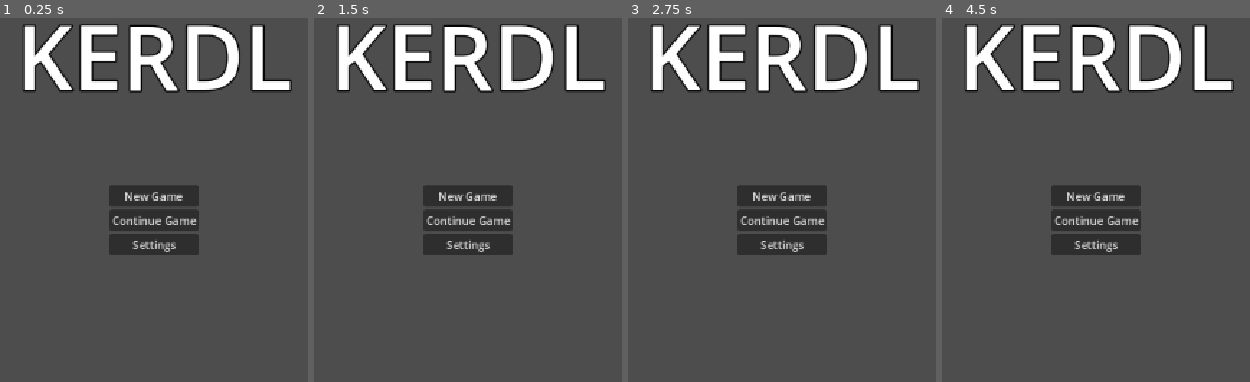
Above: before the commit, frames 1-4 (left to right).
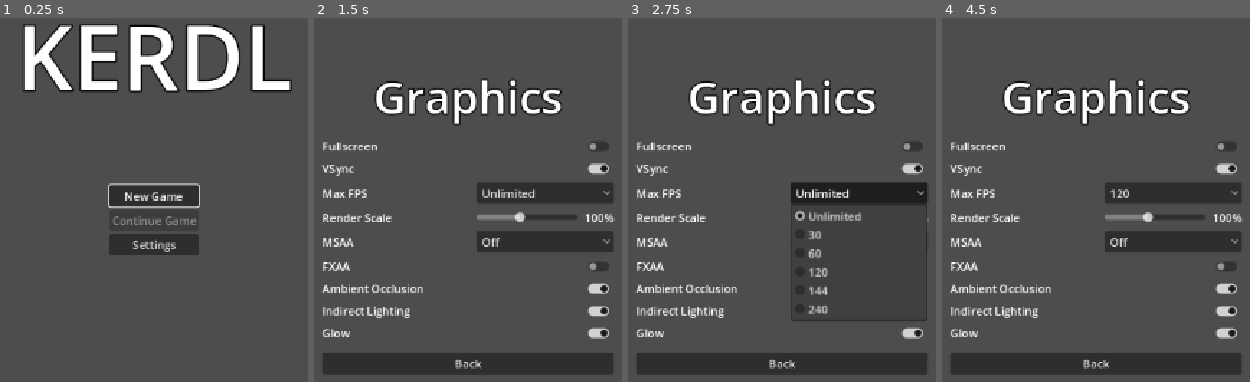
Above: after the commit, the same moments.

Repository: Kokonico/KERD
Game: Godot game, scene res://Scenes/main_menu.tscn
The game is run twice, just before and just after one commit, with the same random seed, the same clock (stepped at 60 frames per second) and the same inputs. Before the commit the project has no main scene; this scene is started directly in both runs.
Inputs (mouse positions are in pixels of both pictures, inside the frame that each line leads up to):
- Up to frame 1 (0.25 s): no input
- Up to frame 2 (1.5 s): click "Settings" at 0.5 s; click (545, 167) at 1.27 s
- Up to frame 3 (2.75 s): click (859, 192) at 2 s, where only the run after the commit has a clickable "Unlimited"
- Up to frame 4 (4.5 s): click (1173, 243) at 2.75 s, where only the run after the commit has a clickable "Off"; click (1173, 192) at 3.5 s, where only the run after the commit has a clickable "30"; click (1173, 265) at 4.27 s

The runs differ from the first frame. In frame 1, 0.7% of the frame differs, in the area x 35-65%, y 45-57%; in frame 2, 28%; in frame 3, 26%; in frame 4, 28%, in the area x 2-98%, y 1-99%.

Commit message:
settings and gun

Diff:
--- a/Scenes/kerdcontroller.tscn
+++ b/Scenes/kerdcontroller.tscn
@@ -1,14 +1,11 @@
 [gd_scene format=3 uid="uid://blm0tdxbgt7lu"]
 
 [ext_resource type="Script" uid="uid://bhjwmqqe0nwws" path="res://Scripts/kerdcontroller.gd" id="1_jxr70"]
+[ext_resource type="PackedScene" uid="uid://cgtfkuo165vto" path="res://Models/KERD KERDL.blend" id="2_kkc3g"]
 
 [sub_resource type="CapsuleMesh" id="CapsuleMesh_evqjr"]
 
 [sub_resource type="CapsuleShape3D" id="CapsuleShape3D_evqjr"]
-
-[sub_resource type="TextMesh" id="TextMesh_evqjr"]
-text = "L"
-font_size = 64
 
 [node name="KERDCONTROLLER" type="CharacterBody3D" unique_id=1074140629]
 collision_layer = 4
@@ -26,9 +23,8 @@
 
 [node name="Gun" type="Node3D" parent="ViewModel" unique_id=566331036]
 
-[node name="MeshInstance3D" type="MeshInstance3D" parent="ViewModel/Gun" unique_id=183583117]
-transform = Transform3D(1.9106855e-15, -4.371139e-08, 1, -1, -4.371139e-08, 0, 4.371139e-08, -1, -4.371139e-08, 0.4715569, -0.19303346, -0.5556327)
-mesh = SubResource("TextMesh_evqjr")
+[node name="KERD KERDL" parent="ViewModel/Gun" unique_id=1190322333 instance=ExtResource("2_kkc3g")]
+transform = Transform3D(0.05, 0, 0, 0, 0.05, 0, 0, 0, 0.05, 0.25, -0.25, -0.5)
 
 [node name="Pivot" type="Node3D" parent="." unique_id=76908039]
 transform = Transform3D(1, 0, 0, 0, 1, 0, 0, 0, 1, 0, 0.6, 0)
--- a/Scenes/main_menu.tscn
+++ b/Scenes/main_menu.tscn
@@ -1,4 +1,6 @@
 [gd_scene format=3 uid="uid://culjiwritj55f"]
+
+[ext_resource type="Script" uid="uid://cc5dqpm7sdp51" path="res://Scripts/main_menu.gd" id="1_menu"]
 
 [sub_resource type="LabelSettings" id="LabelSettings_evqjr"]
 font_size = 128
@@ -12,6 +14,7 @@
 anchor_bottom = 1.0
 grow_horizontal = 2
 grow_vertical = 2
+script = ExtResource("1_menu")
 
 [node name="Label" type="Label" parent="." unique_id=1276417668]
 layout_mode = 1
@@ -46,6 +49,7 @@
 
 [node name="Continue Game" type="Button" parent="VBoxContainer" unique_id=1498114890]
 layout_mode = 2
+disabled = true
 text = "Continue Game"
 
 [node name="Settings" type="Button" parent="VBoxContainer" unique_id=318934414]
--- /dev/null
+++ b/Scenes/settings.tscn
@@ -0,0 +1,157 @@
+[gd_scene format=3 uid="uid://bpkxvadcfp6r1"]
+
+[ext_resource type="Script" uid="uid://oknftmekou7u" path="res://Scripts/settings_menu.gd" id="1_settings"]
+
+[sub_resource type="LabelSettings" id="LabelSettings_title"]
+font_size = 64
+outline_size = 8
+outline_color = Color(0, 0, 0, 1)
+
+[node name="Settings" type="Control" unique_id=624422060]
+layout_mode = 3
+anchors_preset = 15
+anchor_right = 1.0
+anchor_bottom = 1.0
+grow_horizontal = 2
+grow_vertical = 2
+script = ExtResource("1_settings")
+
+[node name="VBoxContainer" type="VBoxContainer" parent="." unique_id=1267019639]
+custom_minimum_size = Vector2(420, 0)
+layout_mode = 1
+anchors_preset = 8
+anchor_left = 0.5
+anchor_top = 0.5
+anchor_right = 0.5
+anchor_bottom = 0.5
+offset_left = -210.0
+offset_top = -250.0
+offset_right = 210.0
+offset_bottom = 250.0
+grow_horizontal = 2
+grow_vertical = 2
+theme_override_constants/separation = 16
+alignment = 1
+
+[node name="Title" type="Label" parent="VBoxContainer" unique_id=1046015384]
+layout_mode = 2
+text = "Graphics"
+label_settings = SubResource("LabelSettings_title")
+horizontal_alignment = 1
+
+[node name="Grid" type="GridContainer" parent="VBoxContainer" unique_id=384647190]
+layout_mode = 2
+theme_override_constants/h_separation = 24
+theme_override_constants/v_separation = 8
+columns = 2
+
+[node name="FullscreenLabel" type="Label" parent="VBoxContainer/Grid" unique_id=188274640]
+layout_mode = 2
+size_flags_horizontal = 3
+text = "Fullscreen"
+
+[node name="FullscreenCheck" type="CheckButton" parent="VBoxContainer/Grid" unique_id=481414519]
+unique_name_in_owner = true
+layout_mode = 2
+size_flags_horizontal = 3
+
+[node name="VSyncLabel" type="Label" parent="VBoxContainer/Grid" unique_id=1663501253]
+layout_mode = 2
+size_flags_horizontal = 3
+text = "VSync"
+
+[node name="VsyncCheck" type="CheckButton" parent="VBoxContainer/Grid" unique_id=48130041]
+unique_name_in_owner = true
+layout_mode = 2
+size_flags_horizontal = 3
+
+[node name="MaxFPSLabel" type="Label" parent="VBoxContainer/Grid" unique_id=1408530528]
+layout_mode = 2
+size_flags_horizontal = 3
+text = "Max FPS"
+
+[node name="MaxFpsOption" type="OptionButton" parent="VBoxContainer/Grid" unique_id=478216443]
+unique_name_in_owner = true
+layout_mode = 2
+size_flags_horizontal = 3
+
+[node name="RenderScaleLabel" type="Label" parent="VBoxContainer/Grid" unique_id=1397822593]
+layout_mode = 2
+size_flags_horizontal = 3
+text = "Render Scale"
+
+[node name="RenderScale" type="HBoxContainer" parent="VBoxContainer/Grid" unique_id=2001886198]
+layout_mode = 2
+size_flags_horizontal = 3
+
+[node name="RenderScaleSlider" type="HSlider" parent="VBoxContainer/Grid/RenderScale" unique_id=1715424594]
+unique_name_in_owner = true
+layout_mode = 2
+size_flags_horizontal = 3
+size_flags_vertical = 4
+min_value = 0.25
+max_value = 2.0
+step = 0.05
+value = 1.0
+
+[node name="RenderScaleValue" type="Label" parent="VBoxContainer/Grid/RenderScale" unique_id=1786030733]
+unique_name_in_owner = true
+custom_minimum_size = Vector2(48, 0)
+layout_mode = 2
+text = "100%"
+horizontal_alignment = 2
+
+[node name="MSAALabel" type="Label" parent="VBoxContainer/Grid" unique_id=1080229200]
+layout_mode = 2
+size_flags_horizontal = 3
+text = "MSAA"
+
+[node name="MsaaOption" type="OptionButton" parent="VBoxContainer/Grid" unique_id=1901203439]
+unique_name_in_owner = true
+layout_mode = 2
+size_flags_horizontal = 3
+
+[node name="FXAALabel" type="Label" parent="VBoxContainer/Grid" unique_id=1825052228]
+layout_mode = 2
+size_flags_horizontal = 3
+text = "FXAA"
+
+[node name="FxaaCheck" type="CheckButton" parent="VBoxContainer/Grid" unique_id=400730003]
+unique_name_in_owner = true
+layout_mode = 2
+size_flags_horizontal = 3
+
+[node name="AmbientOcclusionLabel" type="Label" parent="VBoxContainer/Grid" unique_id=1208585939]
+layout_mode = 2
+size_flags_horizontal = 3
+text = "Ambient Occlusion"
+
+[node name="SsaoCheck" type="CheckButton" parent="VBoxContainer/Grid" unique_id=2140058257]
+unique_name_in_owner = true
+layout_mode = 2
+size_flags_horizontal = 3
+
+[node name="IndirectLightingLabel" type="Label" parent="VBoxContainer/Grid" unique_id=1152436488]
+layout_mode = 2
+size_flags_horizontal = 3
+text = "Indirect Lighting"
+
+[node name="SsilCheck" type="CheckButton" parent="VBoxContainer/Grid" unique_id=1509273612]
+unique_name_in_owner = true
+layout_mode = 2
+size_flags_horizontal = 3
+
+[node name="GlowLabel" type="Label" parent="VBoxContainer/Grid" unique_id=413051789]
+layout_mode = 2
+size_flags_horizontal = 3
+text = "Glow"
+
+[node name="GlowCheck" type="CheckButton" parent="VBoxContainer/Grid" unique_id=1518137446]
+unique_name_in_owner = true
+layout_mode = 2
+size_flags_horizontal = 3
+
+[node name="BackButton" type="Button" parent="VBoxContainer" unique_id=1700520375]
+unique_name_in_owner = true
+layout_mode = 2
+text = "Back"
--- a/Scenes/universal_environment.tscn
+++ b/Scenes/universal_environment.tscn
@@ -1,4 +1,6 @@
 [gd_scene format=3 uid="uid://clfq47axiqa2j"]
+
+[ext_resource type="Script" path="res://Scripts/universal_environment.gd" id="1_env"]
 
 [sub_resource type="Environment" id="Environment_sdih8"]
 ssao_enabled = true
@@ -6,6 +8,7 @@
 glow_enabled = true
 
 [node name="UniversalEnvironment" type="Node3D" unique_id=2114624254]
+script = ExtResource("1_env")
 
 [node name="DirectionalLight3D" type="DirectionalLight3D" parent="." unique_id=761126188]
 transform = Transform3D(1, 0, 0, 0, 0.7071068, 0.7071068, 0, -0.7071068, 0.7071068, 0, 0, 0)
--- a/Scripts/flying_kerd.gd
+++ b/Scripts/flying_kerd.gd
@@ -15,7 +15,7 @@
 	spent = true
 	var new_kerd: Node3D = KERD.instantiate()
 	new_kerd.deployed = true
-	get_tree().root.get_child(0).add_child(new_kerd)
+	get_tree().current_scene.add_child(new_kerd)
 	var hit := _find_surface(body)
 	if hit.is_empty():
 		# Couldn't find face :(
--- a/Scripts/game.gd
+++ b/Scripts/game.gd
@@ -1,12 +1,6 @@
 extends Node3D
 
 const LEVEL_SWAP_ELEVATOR = preload("res://Scenes/level_swap_elevator.tscn")
-
-# The order levels are played in. Each exit elevator leads to the next entry.
-const LEVEL_ORDER: Array[PackedScene] = [
-	preload("res://Scenes/Levels/level_one.tscn"),
-	preload("res://Scenes/Levels/level_two.tscn"),
-]
 
 # The elevator the player starts in; the first level is placed around it
 @onready var current_elevator: Area3D = $LevelSwapElevator
@@ -19,15 +13,15 @@
 	_load_level(current_level_index)
 
 func _load_level(index: int) -> void:
-	current_level = LEVEL_ORDER[index].instantiate()
+	current_level = Levels.LEVEL_ORDER[index].instantiate()
 	add_child(current_level)
 
 	# Offset the level so its entry point lines up with the elevator the player is in
 	var entry_point: Node3D = current_level.get_node("ElevatorEntryPoint")
 	current_level.global_transform = current_elevator.global_transform * entry_point.transform.affine_inverse()
 
-	if index + 1 < LEVEL_ORDER.size():
-		_spawn_exit_elevator(LEVEL_ORDER[index + 1])
+	if index + 1 < Levels.LEVEL_ORDER.size():
+		_spawn_exit_elevator(Levels.LEVEL_ORDER[index + 1])
 
 func _spawn_exit_elevator(destination: PackedScene) -> void:
 	var exit_point: Node3D = current_level.get_node("ElevatorExitPoint")
@@ -48,5 +42,5 @@
 
 	current_elevator = elevator
 	current_elevator.elevator_mode = current_elevator.ELEVATOR_MODE.ENTRY
-	current_level_index = LEVEL_ORDER.find(elevator.elevator_destination)
+	current_level_index = Levels.LEVEL_ORDER.find(elevator.elevator_destination)
 	_load_level(current_level_index)
--- a/Scripts/kerdcontroller.gd
+++ b/Scripts/kerdcontroller.gd
@@ -30,7 +30,7 @@
 	if event.is_action_pressed("DispenseKERD"):
 		_shoot_anim()
 		var my_flying_kerd: RigidBody3D = FLYING_KERD.instantiate()
-		get_tree().root.get_child(0).add_child(my_flying_kerd)
+		get_tree().current_scene.add_child(my_flying_kerd)
 		my_flying_kerd.global_position = pivot.global_position
 		my_flying_kerd.position += 0.5 * -pivot.global_basis.z
 		my_flying_kerd.global_rotation = pivot.global_rotation
--- /dev/null
+++ b/Scripts/levels.gd
@@ -0,0 +1,7 @@
+extends Node
+
+# The order levels are played in. Each exit elevator leads to the next entry.
+const LEVEL_ORDER: Array[PackedScene] = [
+	preload("res://Scenes/Levels/level_one.tscn"),
+	preload("res://Scenes/Levels/level_two.tscn"),
+]
--- /dev/null
+++ b/Scripts/main_menu.gd
@@ -0,0 +1,21 @@
+extends Control
+
+const GAME_SCENE := "res://Scenes/game.tscn"
+const SETTINGS_SCENE := "res://Scenes/settings.tscn"
+
+@onready var new_game_button: Button = $"VBoxContainer/New Game"
+@onready var continue_game_button: Button = $"VBoxContainer/Continue Game"
+@onready var settings_button: Button = $VBoxContainer/Settings
+
+func _ready() -> void:
+	Input.mouse_mode = Input.MOUSE_MODE_VISIBLE
+
+	new_game_button.pressed.connect(_on_new_game_pressed)
+	settings_button.pressed.connect(_on_settings_pressed)
+	new_game_button.grab_focus()
+
+func _on_new_game_pressed() -> void:
+	get_tree().change_scene_to_file(GAME_SCENE)
+
+func _on_settings_pressed() -> void:
+	get_tree().change_scene_to_file(SETTINGS_SCENE)
--- /dev/null
+++ b/Scripts/settings.gd
@@ -0,0 +1,50 @@
+extends Node
+
+signal changed
+
+var fullscreen := false
+var vsync := true
+# 0 means unlimited
+var max_fps := 0
+
+var render_scale := 1.0
+var msaa := Viewport.MSAA_DISABLED
+var fxaa := false
+
+var ssao := true
+var ssil := true
+var glow := true
+
+var _window_was_fullscreen := false
+
+func _ready() -> void:
+	fullscreen = _is_window_fullscreen()
+	_window_was_fullscreen = fullscreen
+	vsync = DisplayServer.window_get_vsync_mode() != DisplayServer.VSYNC_DISABLED
+	apply()
+
+func _process(_delta: float) -> void:
+	var is_fullscreen := _is_window_fullscreen()
+	if is_fullscreen == _window_was_fullscreen:
+		return
+	_window_was_fullscreen = is_fullscreen
+	if is_fullscreen != fullscreen:
+		fullscreen = is_fullscreen
+		changed.emit()
+
+func apply() -> void:
+	var target_mode := DisplayServer.WINDOW_MODE_FULLSCREEN if fullscreen else DisplayServer.WINDOW_MODE_WINDOWED
+	if fullscreen != _is_window_fullscreen():
+		DisplayServer.window_set_mode(target_mode)
+	DisplayServer.window_set_vsync_mode(DisplayServer.VSYNC_ENABLED if vsync else DisplayServer.VSYNC_DISABLED)
+	Engine.max_fps = max_fps
+
+	var viewport := get_viewport()
+	viewport.scaling_3d_scale = render_scale
+	viewport.msaa_3d = msaa
+	viewport.screen_space_aa = Viewport.SCREEN_SPACE_AA_FXAA if fxaa else Viewport.SCREEN_SPACE_AA_DISABLED
+
+	changed.emit()
+
+func _is_window_fullscreen() -> bool:
+	return DisplayServer.window_get_mode() in [DisplayServer.WINDOW_MODE_FULLSCREEN, DisplayServer.WINDOW_MODE_EXCLUSIVE_FULLSCREEN]
--- /dev/null
+++ b/Scripts/settings_menu.gd
@@ -0,0 +1,70 @@
+extends Control
+
+const MAIN_MENU_SCENE := "res://Scenes/main_menu.tscn"
+
+const FPS_OPTIONS: Array[int] = [0, 30, 60, 120, 144, 240]
+const MSAA_OPTIONS: Array[Viewport.MSAA] = [Viewport.MSAA_DISABLED, Viewport.MSAA_2X, Viewport.MSAA_4X, Viewport.MSAA_8X]
+
+@onready var fullscreen_check: CheckButton = %FullscreenCheck
+@onready var vsync_check: CheckButton = %VsyncCheck
+@onready var max_fps_option: OptionButton = %MaxFpsOption
+@onready var render_scale_slider: HSlider = %RenderScaleSlider
+@onready var render_scale_value: Label = %RenderScaleValue
+@onready var msaa_option: OptionButton = %MsaaOption
+@onready var fxaa_check: CheckButton = %FxaaCheck
+@onready var ssao_check: CheckButton = %SsaoCheck
+@onready var ssil_check: CheckButton = %SsilCheck
+@onready var glow_check: CheckButton = %GlowCheck
+@onready var back_button: Button = %BackButton
+
+func _ready() -> void:
+	for fps in FPS_OPTIONS:
+		max_fps_option.add_item("Unlimited" if fps == 0 else str(fps))
+	for label in ["Off", "2x", "4x", "8x"]:
+		msaa_option.add_item(label)
+
+	fullscreen_check.button_pressed = Settings.fullscreen
+	vsync_check.button_pressed = Settings.vsync
+	max_fps_option.selected = maxi(FPS_OPTIONS.find(Settings.max_fps), 0)
+	render_scale_slider.value = Settings.render_scale
+	msaa_option.selected = maxi(MSAA_OPTIONS.find(Settings.msaa), 0)
+	fxaa_check.button_pressed = Settings.fxaa
+	ssao_check.button_pressed = Settings.ssao
+	ssil_check.button_pressed = Settings.ssil
+	glow_check.button_pressed = Settings.glow
+	_update_render_scale_label()
+
+	fullscreen_check.toggled.connect(func(on: bool) -> void: _change_setting("fullscreen", on))
+	vsync_check.toggled.connect(func(on: bool) -> void: _change_setting("vsync", on))
+	max_fps_option.item_selected.connect(func(i: int) -> void: _change_setting("max_fps", FPS_OPTIONS[i]))
+	render_scale_slider.value_changed.connect(_on_render_scale_changed)
+	msaa_option.item_selected.connect(func(i: int) -> void: _change_setting("msaa", MSAA_OPTIONS[i]))
+	fxaa_check.toggled.connect(func(on: bool) -> void: _change_setting("fxaa", on))
+	ssao_check.toggled.connect(func(on: bool) -> void: _change_setting("ssao", on))
+	ssil_check.toggled.connect(func(on: bool) -> void: _change_setting("ssil", on))
+	glow_check.toggled.connect(func(on: bool) -> void: _change_setting("glow", on))
+	back_button.pressed.connect(_on_back_pressed)
+	back_button.grab_focus()
+
+	Settings.changed.connect(_on_settings_changed)
+
+func _on_settings_changed() -> void:
+	fullscreen_check.set_pressed_no_signal(Settings.fullscreen)
+
+func _unhandled_input(event: InputEvent) -> void:
+	if event.is_action_pressed("escape"):
+		_on_back_pressed()
+
+func _change_setting(setting: StringName, value: Variant) -> void:
+	Settings.set(setting, value)
+	Settings.apply()
+
+func _on_render_scale_changed(value: float) -> void:
+	_change_setting("render_scale", value)
+	_update_render_scale_label()
+
+func _update_render_scale_label() -> void:
+	render_scale_value.text = "%d%%" % roundi(Settings.render_scale * 100)
+
+func _on_back_pressed() -> void:
+	get_tree().change_scene_to_file(MAIN_MENU_SCENE)
--- /dev/null
+++ b/Scripts/universal_environment.gd
@@ -0,0 +1,13 @@
+extends Node3D
+
+@onready var environment_node: WorldEnvironment = $EnvironmentNode
+
+func _ready() -> void:
+	Settings.changed.connect(_apply_settings)
+	_apply_settings()
+
+func _apply_settings() -> void:
+	var environment := environment_node.environment
+	environment.ssao_enabled = Settings.ssao
+	environment.ssil_enabled = Settings.ssil
+	environment.glow_enabled = Settings.glow
--- /dev/null
+++ b/default_bus_layout.tres
@@ -0,0 +1,21 @@
+[gd_resource type="AudioBusLayout" format=3 uid="uid://1c5v6kjun6ty"]
+
+[resource]
+bus/1/name = &"Music"
+bus/1/solo = false
+bus/1/mute = false
+bus/1/bypass_fx = false
+bus/1/volume_db = 0.0
+bus/1/send = &"Master"
+bus/2/name = &"Sound Effects"
+bus/2/solo = false
+bus/2/mute = false
+bus/2/bypass_fx = false
+bus/2/volume_db = 0.0
+bus/2/send = &"Master"
+bus/3/name = &"Dialog"
+bus/3/solo = false
+bus/3/mute = false
+bus/3/bypass_fx = false
+bus/3/volume_db = 0.0
+bus/3/send = &"Master"
--- a/project.godot
+++ b/project.godot
@@ -11,8 +11,14 @@
 [application]
 
 config/name="KERDL"
+run/main_scene="res://Scenes/main_menu.tscn"
 config/features=PackedStringArray("4.7", "Forward Plus")
 config/icon="res://icon.svg"
+
+[autoload]
+
+Levels="*res://Scripts/levels.gd"
+Settings="*res://Scripts/settings.gd"
 
 [display]
 
Not shown, added: Models/KERD KERDL.blend.import
Not shown, added: Models/textures/KERD KERDL DIFFUSE.png.import
Not shown, added: Models/textures/KERD KERDL NORMAL.png.import
Binary file added: Models/textures/KERD KERDL ROUGHNESS.png
Not shown, added: Models/textures/KERD KERDL ROUGHNESS.png.import
Binary file added: Models/textures/KERD trampoline ROUGHNESS.002.png
Not shown, added: Models/textures/KERD trampoline ROUGHNESS.002.png.import
Not shown, added: Scripts/levels.gd.uid
Not shown, added: Scripts/main_menu.gd.uid
Not shown, added: Scripts/settings.gd.uid
Not shown, added: Scripts/settings_menu.gd.uid
Not shown, added: Scripts/universal_environment.gd.uid
(and 6 more such lines)
